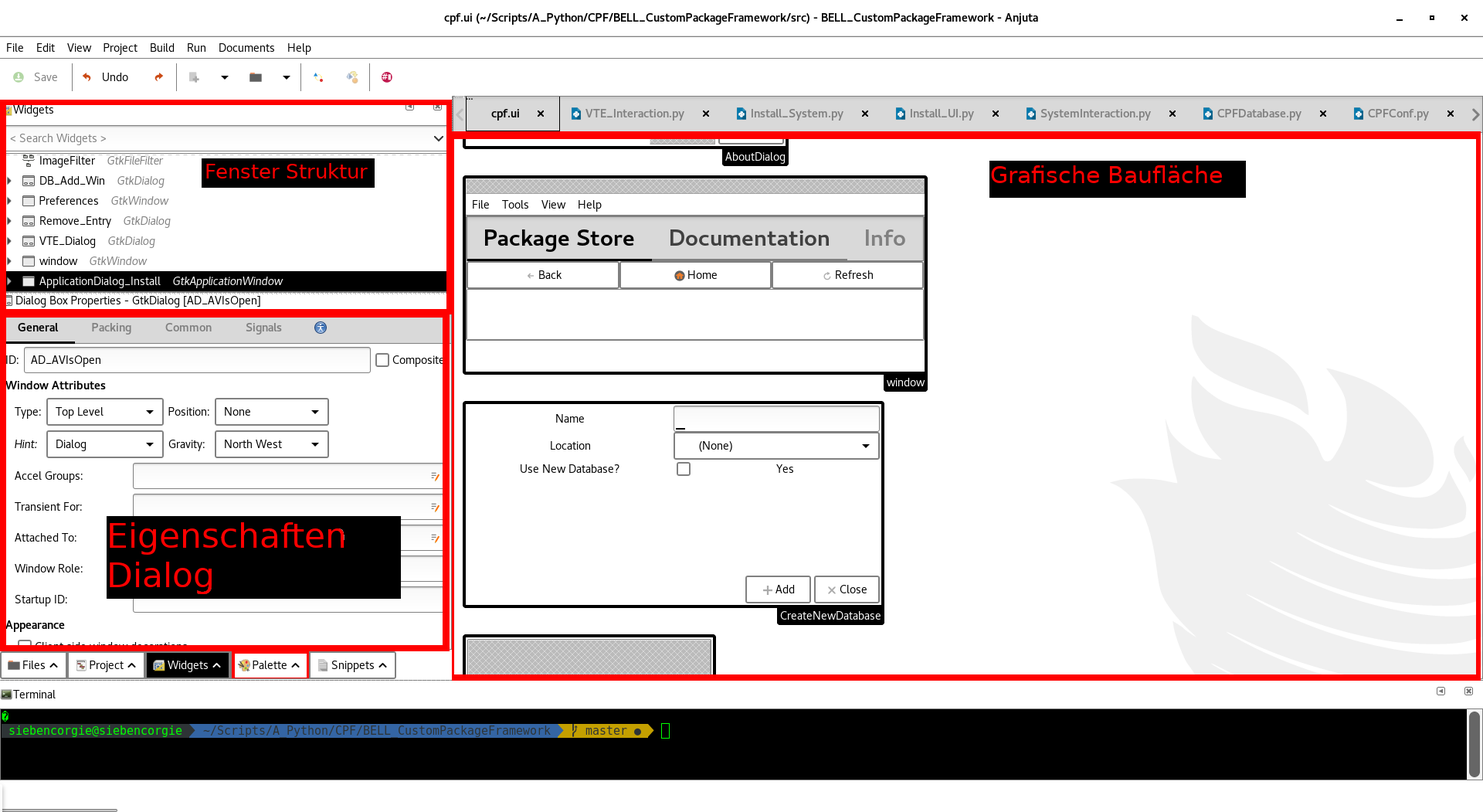
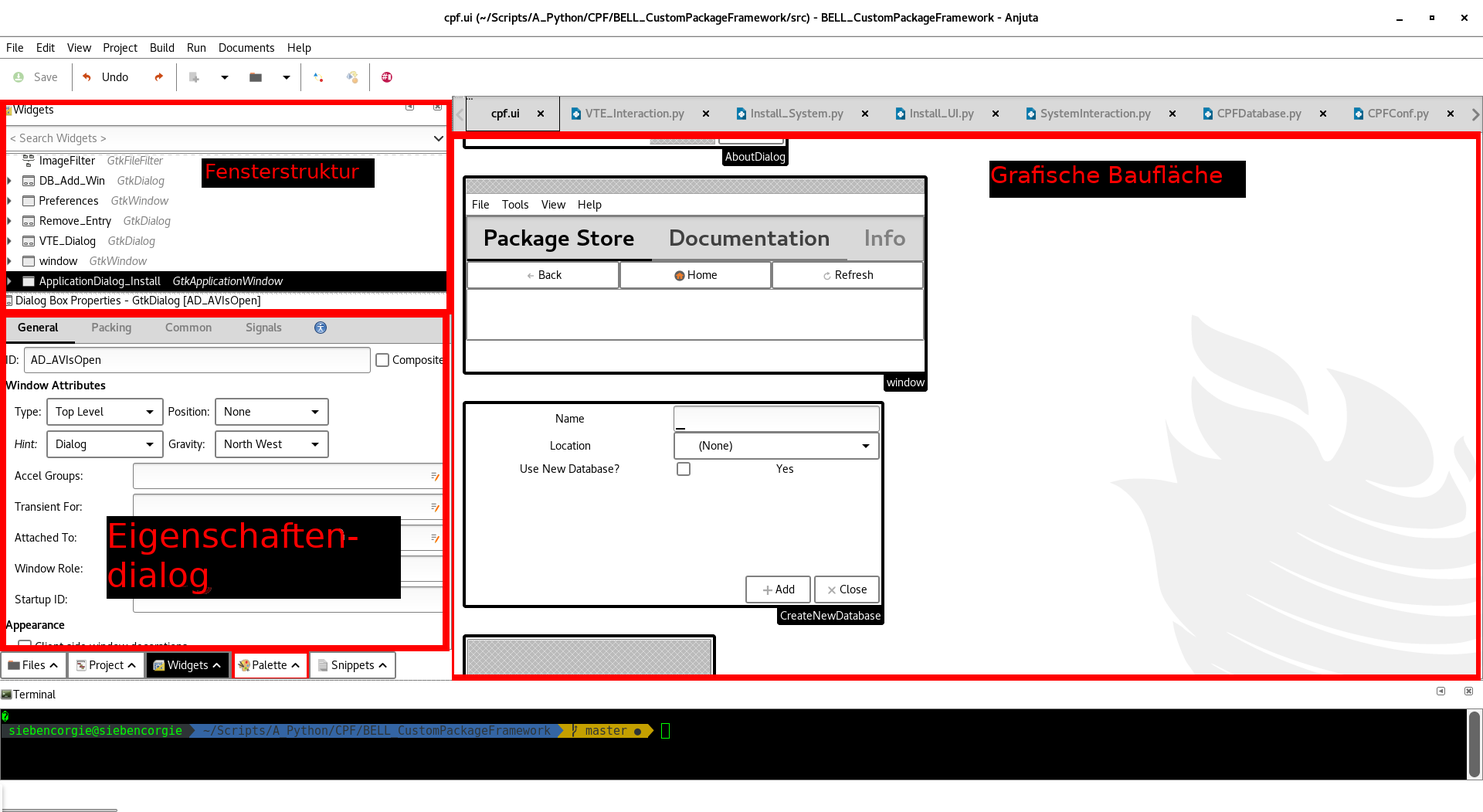
Layered file, before and after one edit (1483 × 812). Changes by layer:
renamed "Eigenschaften Dialog #1" to "Eigenschaften- dialog", painted on it over [108, 536, 358, 594]
renamed "Fenster Struktur" to "Fensterstruktur", painted on it over [280, 162, 368, 179]
